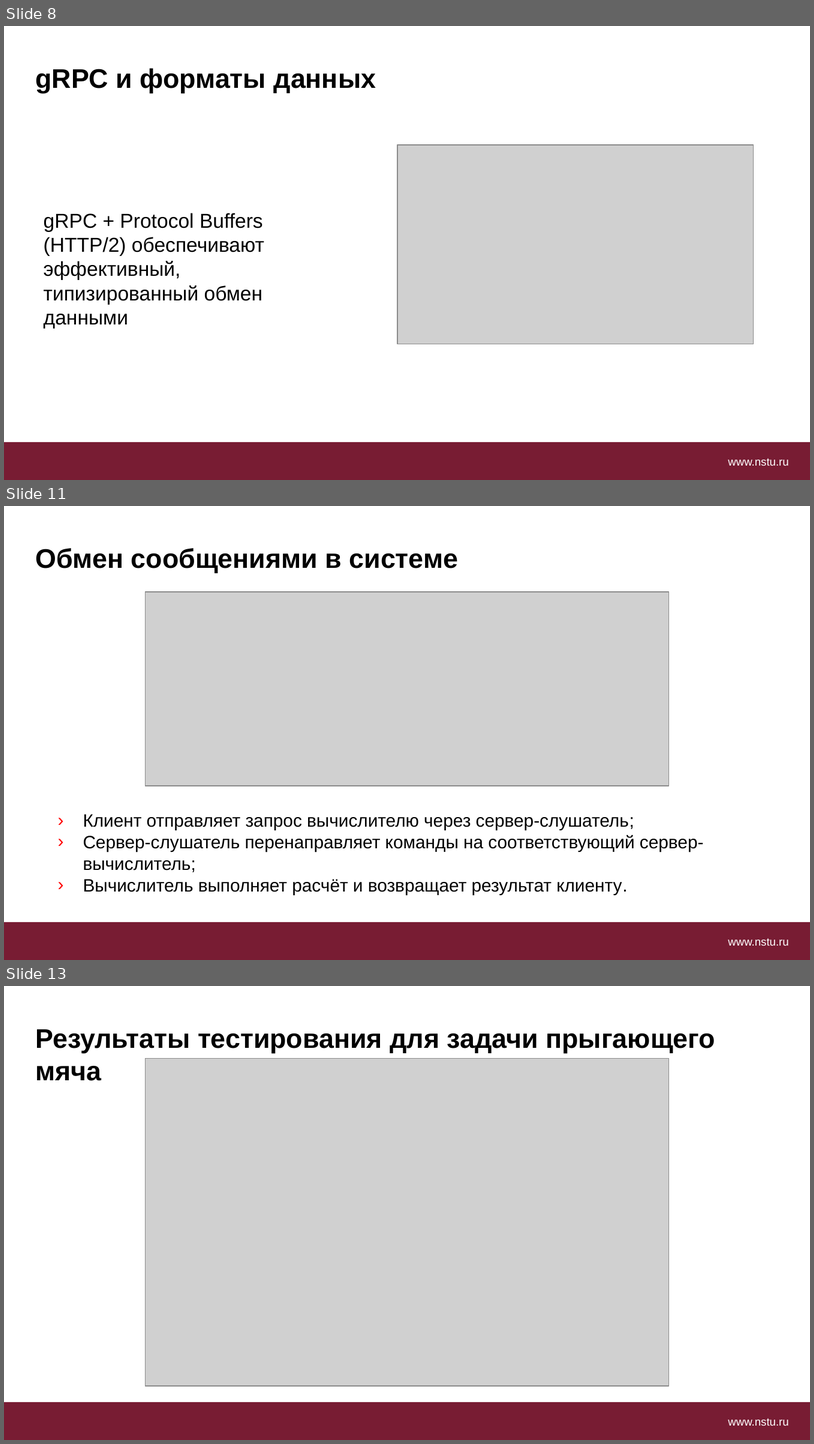
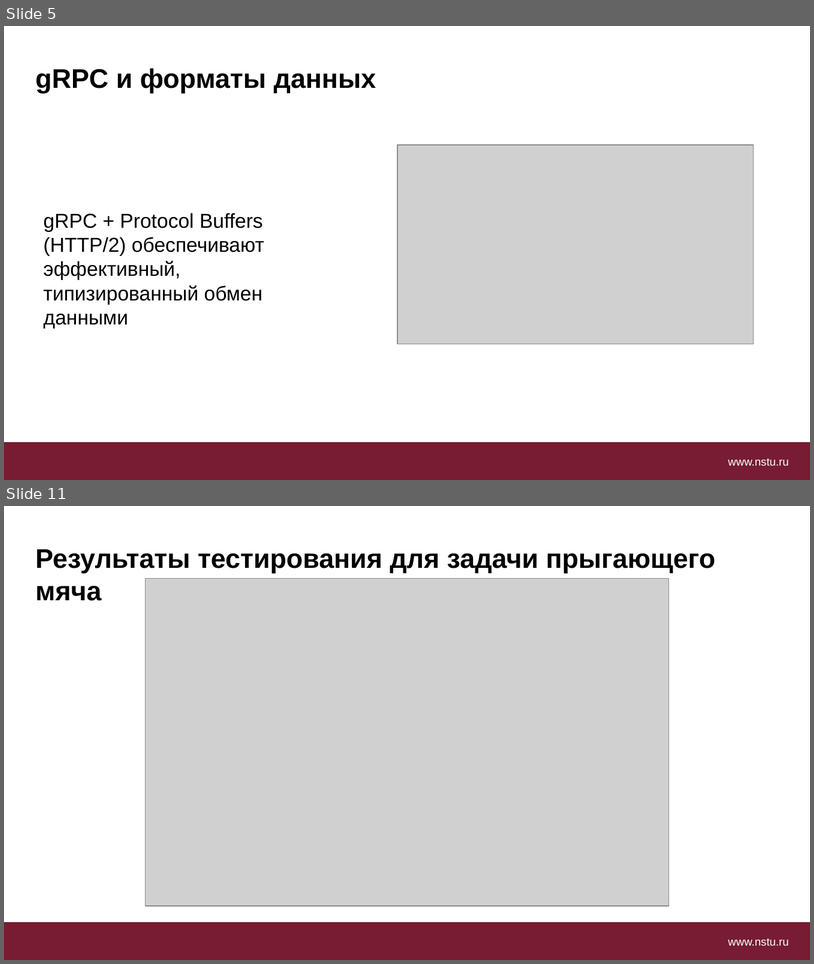
Before and after one commit to blrds/diploma, a slide deck: преза.pptx. Shown one above the other, each under a label of ours: slides 8, 11 and 13 before the commit, slides 5 and 11 after it; the slides between them are not shown. The pictures are 814x1444 and 814x964 pixels, drawn with LibreOffice and Linux fonts; fonts in the diff are those of the drawing; grey boxes stand for pictures; background and template pictures are left out. Boxes give left, top, right and bottom in pixels: in the first picture for what was removed or moved away, otherwise in the second. Text is boxed around its words. In the diff, an @@ line names an element or a change of style, - is before the commit and + after.

```diff
--- a/преза.pptx
+++ b/преза.pptx
@@ slide 11 removed at bbox=[4, 506, 810, 960], background #FFFFFF; not listed: 2 template elements that a slide beside it also shows @@
@@ text removed at bbox=[35, 548, 459, 573] @@
-Обмен сообщениями в системе
@@ picture removed at bbox=[145, 592, 669, 786] @@
@@ text removed at bbox=[83, 814, 704, 894] @@
-› Клиент отправляет запрос вычислителю через сервер-слушатель;
-› Сервер-слушатель перенаправляет команды на соответствующий сервер-вычислитель;
-› Вычислитель выполняет расчёт и возвращает результат клиенту.
@@ what was slide 8 is now slide 5 @@
@@ what was slide 13 is now slide 11 @@
```
Also in this commit, not shown: 4 slides changed, 6 slides added, 10 other slides removed, 2 other files.
